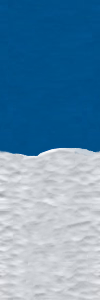
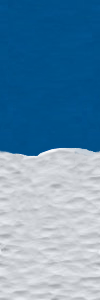
Layers edited between the first and the second 100px x 300px image:
painted on "Pasted Layer" over [0, 164, 100, 300]
